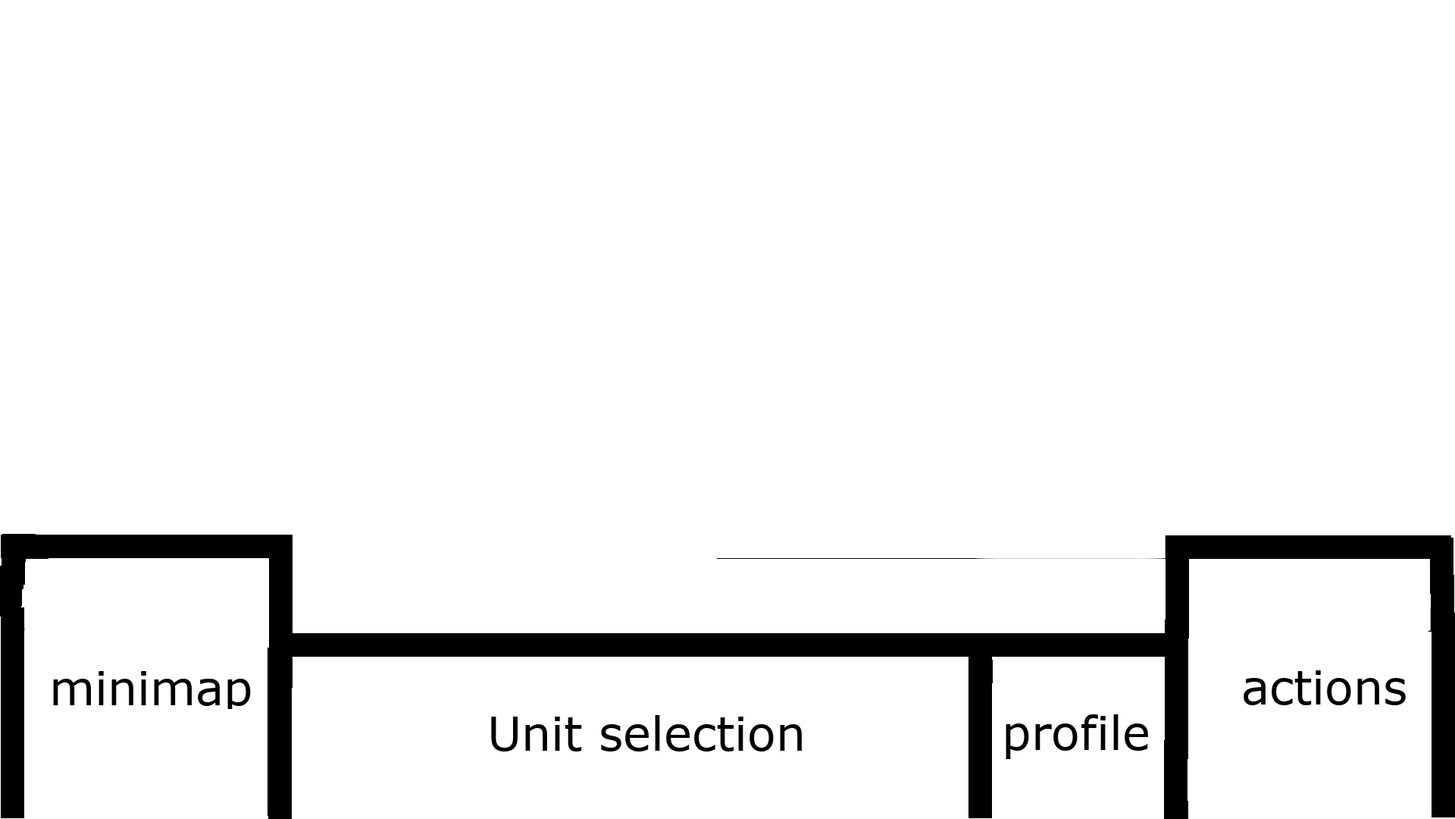
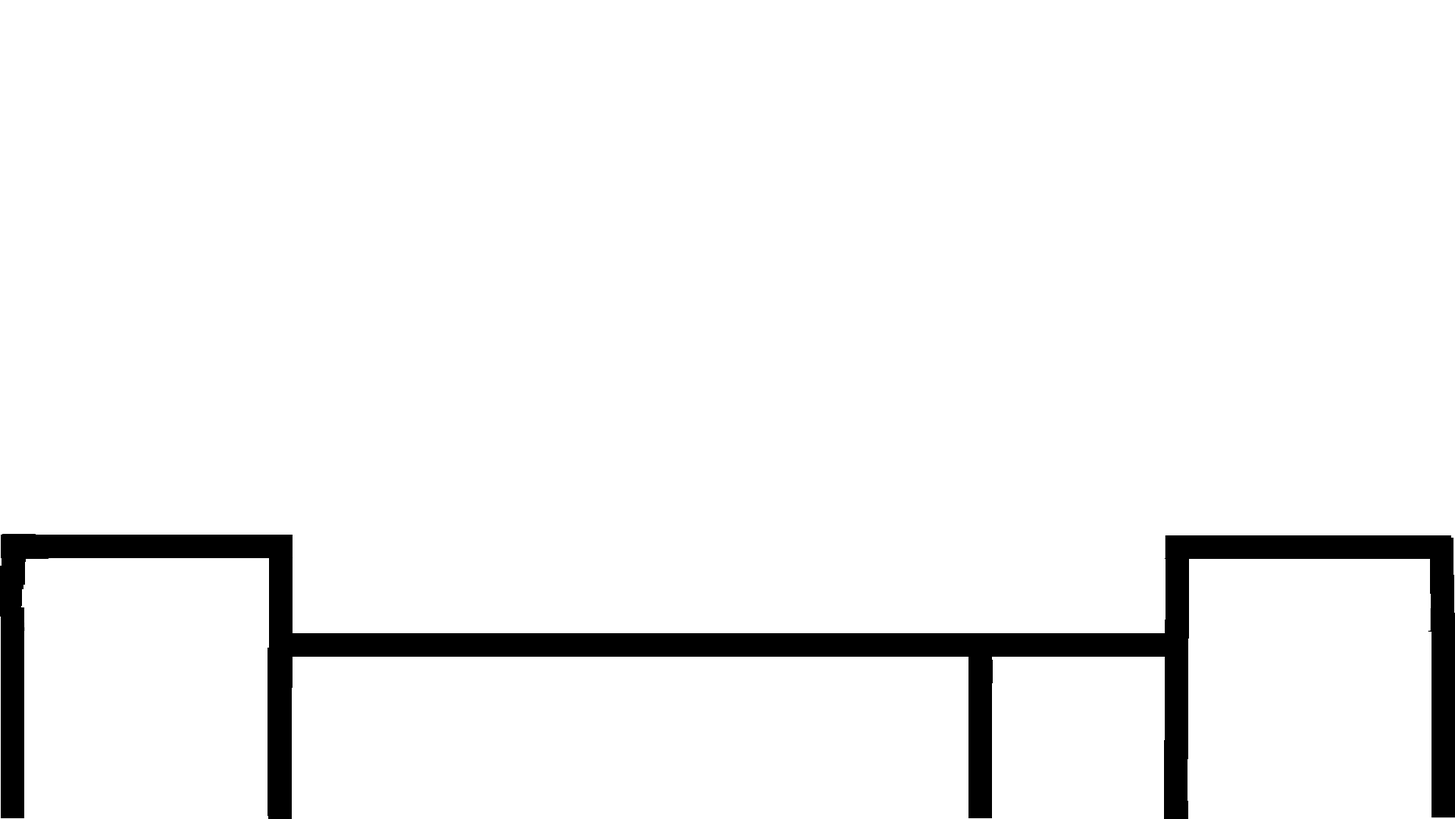
Layers edited between the first and the second 1455×819 image:
removed layer "actions" over (x1=1243, y1=670, x2=1407, y2=705)
removed layer "profile" over (x1=1005, y1=714, x2=1149, y2=759)
removed layer "Unit selection" over (x1=491, y1=714, x2=802, y2=752)
removed layer "minimap" over (x1=53, y1=670, x2=251, y2=709)
painted on "Achtergrond" over (x1=717, y1=557, x2=1166, y2=559)
